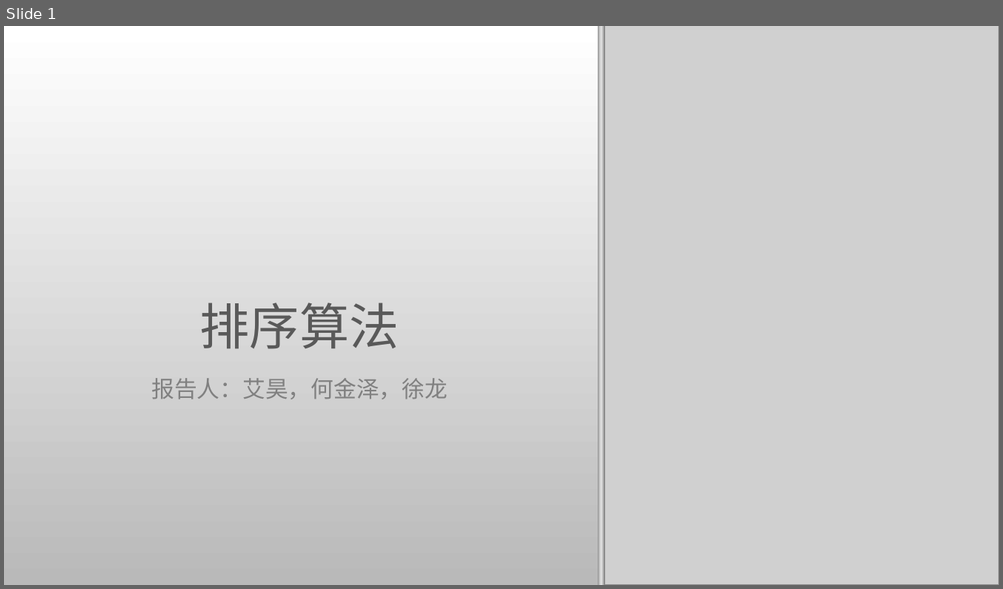
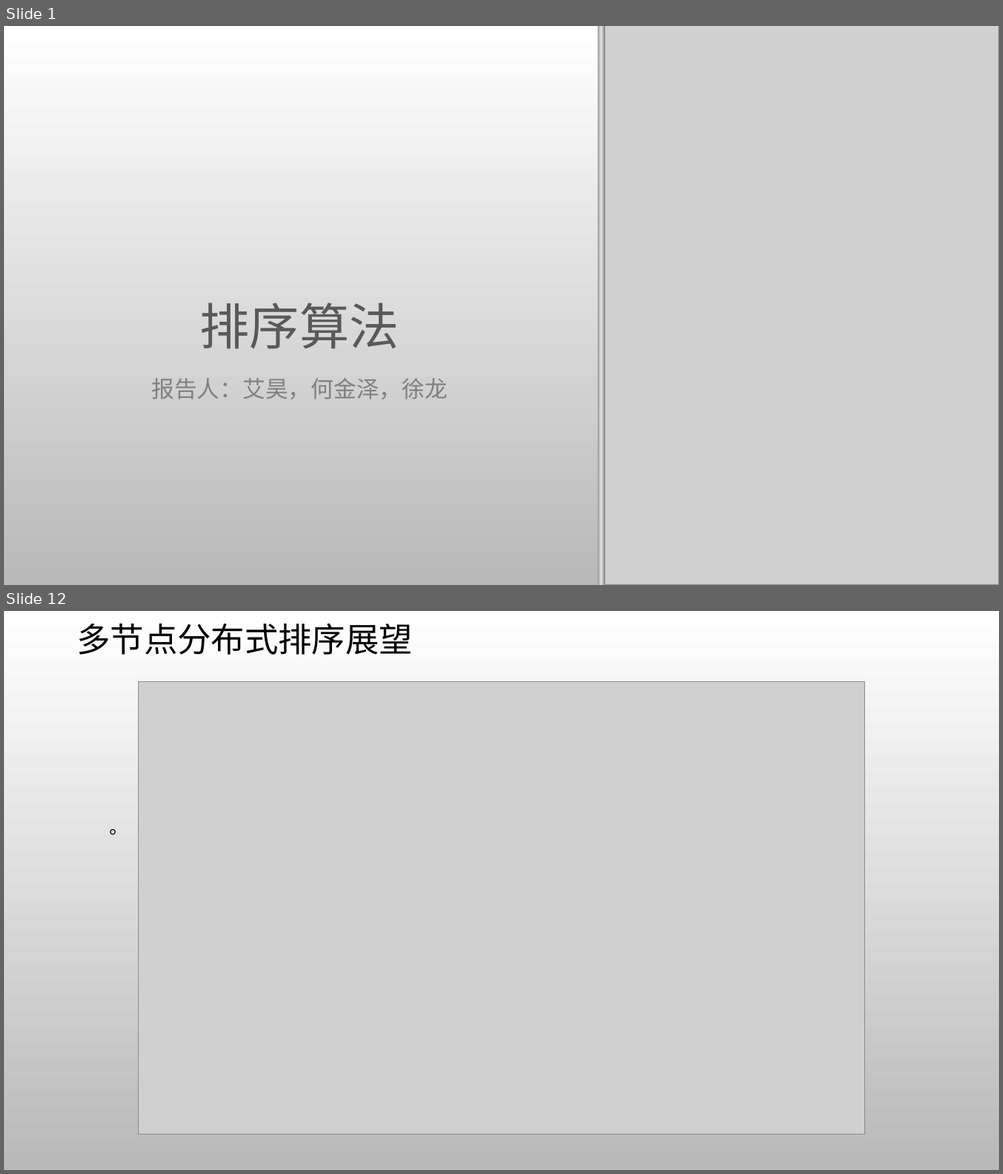
Before and after one commit to AisingioroHao0/BUAA_ProgrammingAndAlgorithms_TermProject, a slide deck: 答辩PPT/排序算法.pptx. Shown one above the other, each under a label of ours: slide 1 before the commit, slides 1 and 12 after it; the slides between them are not shown. The pictures are 1003x589 and 1003x1174 pixels, drawn with LibreOffice and Linux fonts; fonts in the diff are those of the drawing; grey boxes stand for pictures; background and template pictures are left out. Boxes give left, top, right and bottom in pixels: in the first picture for what was removed or moved away, otherwise in the second. Text is boxed around its words. In the diff, an @@ line names an element or a change of style, - is before the commit and + after.

```diff
--- a/答辩PPT/排序算法.pptx
+++ b/答辩PPT/排序算法.pptx
@@ slide 12 added at (x1=4, y1=611, x2=999, y2=1170), background picture (left out) @@
@@ title added at (x1=77, y1=623, x2=412, y2=655), 32.4 pt, text #000000 @@
+多节点分布式排序展望
@@ picture added at (x1=138, y1=682, x2=865, y2=1135) @@
@@ text added at (x1=110, y1=829, x2=128, y2=835), 18 pt, text #000000 @@
+。
```
Also in this commit, not shown: 7 slides changed, 18 other slides added, 3 other files.
